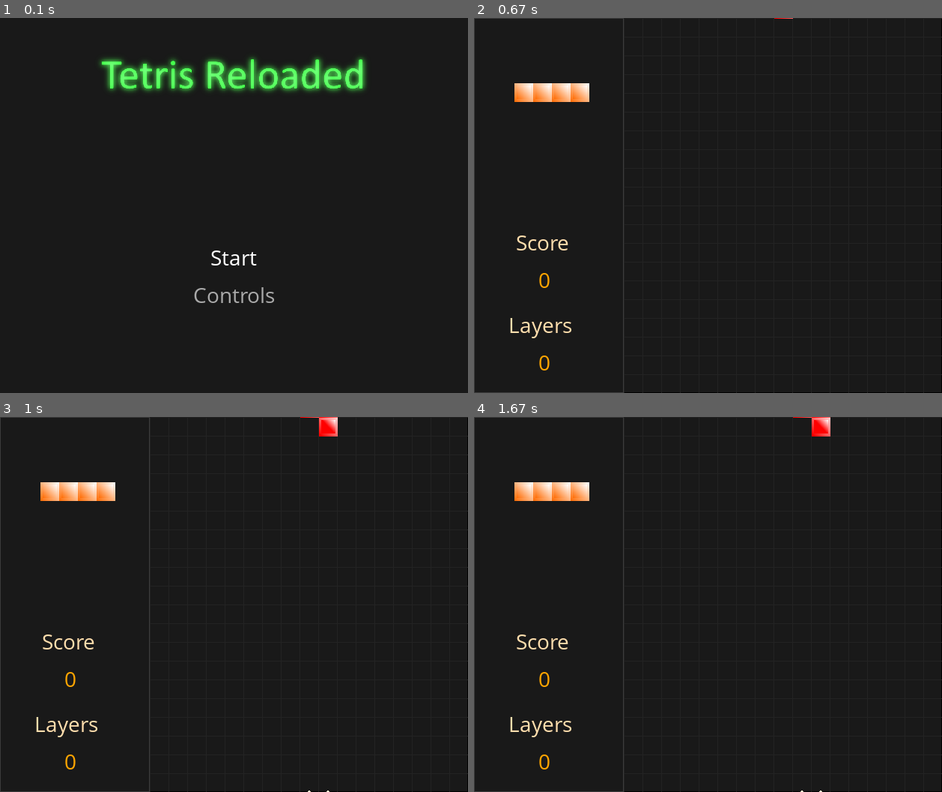
Above: before the commit, frames 1-4 (two rows, left to right).
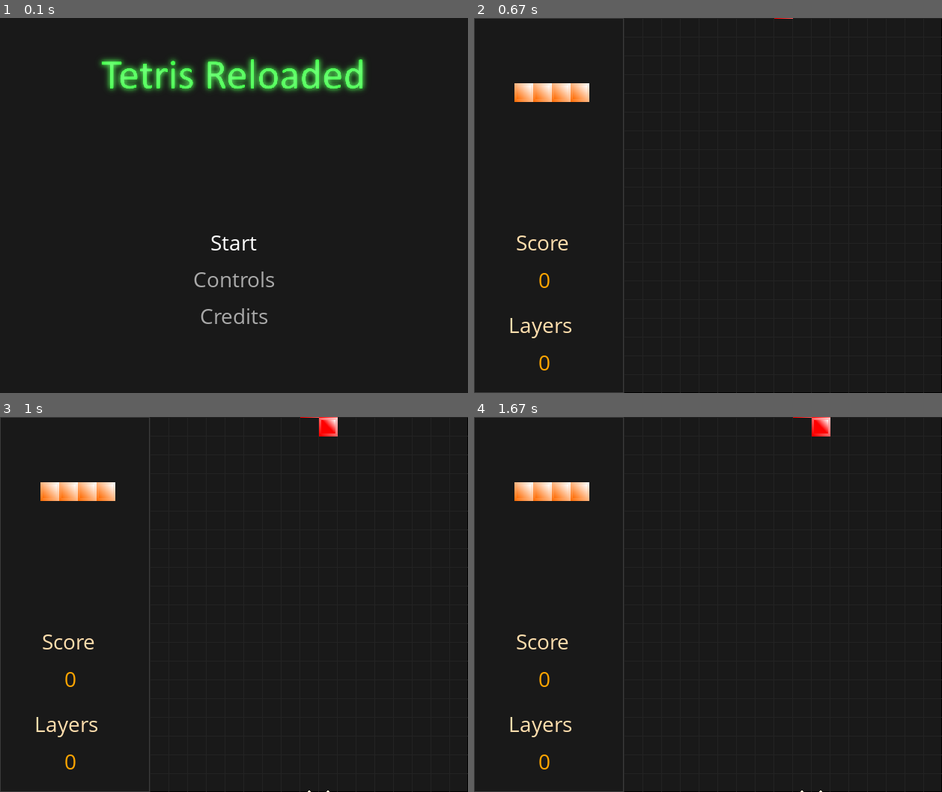
Above: after the commit, the same moments.

Repository: RoboAI/Tetris-in-Pygame
Game: pygame game, started from TheTetrisGame.py
The game is run twice, just before and just after one commit, with the same random seed, the same clock (stepped at 60 frames per second) and the same inputs.
Inputs:
- Up to frame 1 (0.1 s): no input
- Up to frame 2 (0.67 s): tap Enter at 0.33 s
- Up to frame 3 (1 s): tap Right Shift at 0.67 s
- Up to frame 4 (1.67 s): hold Right 1-1.47 s; hold Up from 1.5 s (still down)

The runs differ from the first frame. In frame 1, 0.9% of the frame differs, in the area x 41-59%, y 58-82%; in frame 2, nothing differs; in frame 3, nothing differs; in frame 4, nothing differs.

Commit message:
menus change colour when selected

Diff:
--- a/Globals.py
+++ b/Globals.py
@@ -27,13 +27,20 @@
 print(type(mylist4))
 print(type(mylist1))
 print("----------------------------------")
-print("----------------------------------")
-print("----------------------------------")
 a = 5
 b = a
 b = 10
 print(a)
-
+print("----------------------------------")
+tup1 = (1,2,3,4,5)
+tup = tup1[1:3:2]
+print(tup)
+tup = tup1[-1:-3:-1]
+print(tup)
+print("----------------------------------")
+a = ["one", "two", "three", "four"]
+b = a[-4]
+print(b)
 #--------------------------
 
 class Globals:
--- a/ScreenMainMenu.py
+++ b/ScreenMainMenu.py
@@ -1,3 +1,4 @@
+import collections
 import pygame
 
 from Globals import Globals
@@ -5,25 +6,29 @@
 
 gb = Globals
 
+MenuSelection = collections.namedtuple("MenuItem", ["name", "surface", "rect", "selected"])
+
 class ScreenMainMenu:
     def __init__(self) -> None:
         self.title_logo: pygame.Surface = None
         self.title_logo_rc = [0,0,0,0]
-        self.start_text = "Start"
-        self.controls_text = "Controls"
-        self.selection = 0
+        self.menu_selections = ["Start", "Controls", "Credits"]
+        self.menu_dict = {}
+        self.selection: int = 0
 
         self.off_font_colour = "darkgray"
         self.on_font_colour = "white"
-        self.start_rc = None
-        self.controls_rc = None
         self.font: pygame.font.SysFont = None
-        self.start_surface: pygame.Surface = None
-        self.controls_surface: pygame.Surface = None
         self.font_family = "Comic Sans MS"
         self.font_size = 30
 
         self.init()
+
+
+    def init(self):
+        self.init_title()
+        self.init_menu()
+        self.highlight_menu(self.menu_selections[self.selection])
 
     def init_title(self):
         self.title_logo = pygame.image.load("images/title.png")
@@ -45,94 +50,73 @@
     def init_menu(self):
         self.font = pygame.font.SysFont(self.font_family, self.font_size)
 
-        self.start_surface = self.font.render(self.start_text, True, self.on_font_colour)
-        self.controls_surface = self.font.render(self.controls_text, True, self.off_font_colour)
+        for i in range(len(self.menu_selections)):
+            surface = self.font.render(self.menu_selections[i], True, self.off_font_colour)
 
-        #self.start_surface = pygame.Surface(0,0,0,0)
-        #scale = self.start_surface.get_width() / self.start_surface.get_height()
-        #text_rect = pygame.Rect(self.start_surface.get_rect())
-        #text_rect.inflate_ip()
-        #self.start_surface = pygame.transform.scale(self.start_surface, text_rect.size)
+            rect = surface.get_rect()
+            r = pygame.Rect(
+                gb.screen_width / 2 - rect.width / 2,
+                gb.screen_height / 2 - rect.height / 2 + (i * rect.height) + (i * 10) + 50,
+                gb.screen_width / 2 + rect.width / 2,
+                gb.screen_height / 2 + rect.height + (i * rect.height) + ( i * 10) + 50)
 
-        self.start_rc = [gb.screen_width / 2 - self.start_surface.get_width() / 2,
-                         gb.screen_height / 2 + 50]
-        self.controls_rc = [gb.screen_width / 2 - self.controls_surface.get_width() / 2,
-                         gb.screen_height / 2 + 100]
+            new_menu_item = MenuSelection(self.menu_selections[i], surface, r, False)
 
-
-    def init(self):
-        self.init_title()
-        self.init_menu()
-        self.highlight_menu(self.start_text)
+            self.menu_dict.update({self.menu_selections[i] : new_menu_item})
 
 
     def highlight_menu(self, menu_name: str):
-        if(menu_name.lower() == self.start_text.lower()):
-            self.start_surface = self.font.render(self.start_text, True, self.on_font_colour)
-            self.controls_surface = self.font.render(self.controls_text, True, self.off_font_colour)
-        elif(menu_name.lower() == self.controls_text.lower()):
-            self.start_surface = self.font.render(self.start_text, True, self.off_font_colour)
-            self.controls_surface = self.font.render(self.controls_text, True, self.on_font_colour)
-        else:
-            pass
+        if(menu_name not in self.menu_dict):
+            return
 
+        if(self.menu_dict.get(menu_name).selected == True):
+            return
 
-    def menu_hovered(self, selection: int):
-        if(selection == 0):
-            self.highlight_menu(self.start_text)
-        elif(selection == 1):
-            self.highlight_menu(self.controls_text)
-        else:
-            pass
+        # find menu to be highlighted
+        menu_item_select = self.menu_dict.get(menu_name)
 
+        # find menu to be de-highlighted
+        menu_list = list(self.menu_dict.values())
+        menu_items_unselect = [i for i in menu_list if i.selected == True]
+
+        # draw highlighted version
+        new_surface = self.font.render(menu_item_select.name, True, self.on_font_colour)
+
+        # update data and dictionary
+        menu_item_select = menu_item_select._replace(surface = new_surface, selected = True)
+        self.menu_dict.pop(menu_name)
+        self.menu_dict.update({menu_name : menu_item_select})
+
+        # de-highlight others
+        for item_name in menu_items_unselect:
+            new_surface = self.font.render(item_name.name, True, self.off_font_colour)
+            updated_item = self.menu_dict.get(item_name.name)._replace(surface = new_surface, selected = False)
+            self.menu_dict.pop(item_name.name)
+            self.menu_dict.update({item_name.name : updated_item})
+
+    # key-down event
     def keydown_down(self, *args):
         self.selection += 1
-        if(self.selection >= 2):
-            self.selection = 1
-        self.menu_hovered(self.selection)
+        if(self.selection >= len(self.menu_selections)):
+            self.selection = 0
+        self.highlight_menu(self.menu_selections[self.selection])
 
         return None
 
+    # key-up event
     def keydown_up(self, *args):
         self.selection -= 1
         if(self.selection < 0):
-            self.selection = 0
-        self.menu_hovered(self.selection)
+            self.selection = len(self.menu_selections) - 1
+        self.highlight_menu(self.menu_selections[self.selection])
 
         return None
 
+    # key-return event
     def keydown_return(self, *args):
-        if(self.selection == 0):
-            return self.start_text.lower()
-        elif(self.selection == 1):
-            return self.controls_text.lower()
-        else:
-            pass
+        return self.menu_selections[self.selection].lower()
 
-        return
-
-
-    # def do_input(self, event: pygame.event) -> str:
-    #     if(event.key == pygame.K_RETURN):
-    #         if(self.selection == 0):
-    #             return self.start_text.lower()
-    #         elif(self.selection == 1):
-    #             return self.controls_text.lower()
-    #         else:
-    #             pass
-
-    #     if(event.key == pygame.K_DOWN):
-    #         self.selection += 1
-    #         if(self.selection >= 2):
-    #             self.selection = 1
-    #     elif(event.key == pygame.K_UP):
-    #         self.selection -= 1
-    #         if(self.selection < 0):
-    #             self.selection = 0
-
-    #     self.menu_hovered(self.selection)
-
-
+    # draw all
     def draw(self, screen: pygame.Surface):
         # Fill the background
         screen.fill(gb.grid_bk_colour)
@@ -141,5 +125,5 @@
         screen.blit(self.title_logo, self.title_logo_rc)
 
         # draw buttons
-        screen.blit(self.start_surface, self.start_rc)
-        screen.blit(self.controls_surface, self.controls_rc)
+        for item in self.menu_dict.values():
+            screen.blit(item.surface, item.rect)
--- a/TheTetrisGame.py
+++ b/TheTetrisGame.py
@@ -444,7 +444,7 @@
                 shift_layer_down(all_layers, adjusted_layer_keys[i],
                                  (keys[i] - adjusted_layer_keys[i]) / gb.grid_square_size)
 
-        # add the missing top layers
+        # replace the removed layers with new ones
         add_missing_layers()
         #---------------------------------------------------
 
@@ -580,6 +580,9 @@
     auto_move_interval.set_interval(auto_move_interval.interval + speed)
     auto_move_interval_fast.set_interval(auto_move_interval_fast.interval + speed)
 
+# go back to menu
+def go_back_to_menu():
+    pass
 
 #-------------------------------------------
 def skip_menu(*args):
@@ -617,6 +620,7 @@
 main_level_input.add_keydown_callback(pygame.K_RSHIFT, rotate_shape_cw)
 main_level_input.add_keydown_callback(pygame.K_SPACE, set_speed_max)
 main_level_input.add_keydown_callback(pygame.K_RETURN, set_speed_max)
+main_level_input.add_keydown_callback(pygame.K_ESCAPE, go_back_to_menu)
 main_level_input.add_keyup_callback(pygame.K_SPACE, set_speed_to_normal)
 main_level_input.add_keyup_callback(pygame.K_RETURN, set_speed_to_normal)
 #-------------------------------------------
